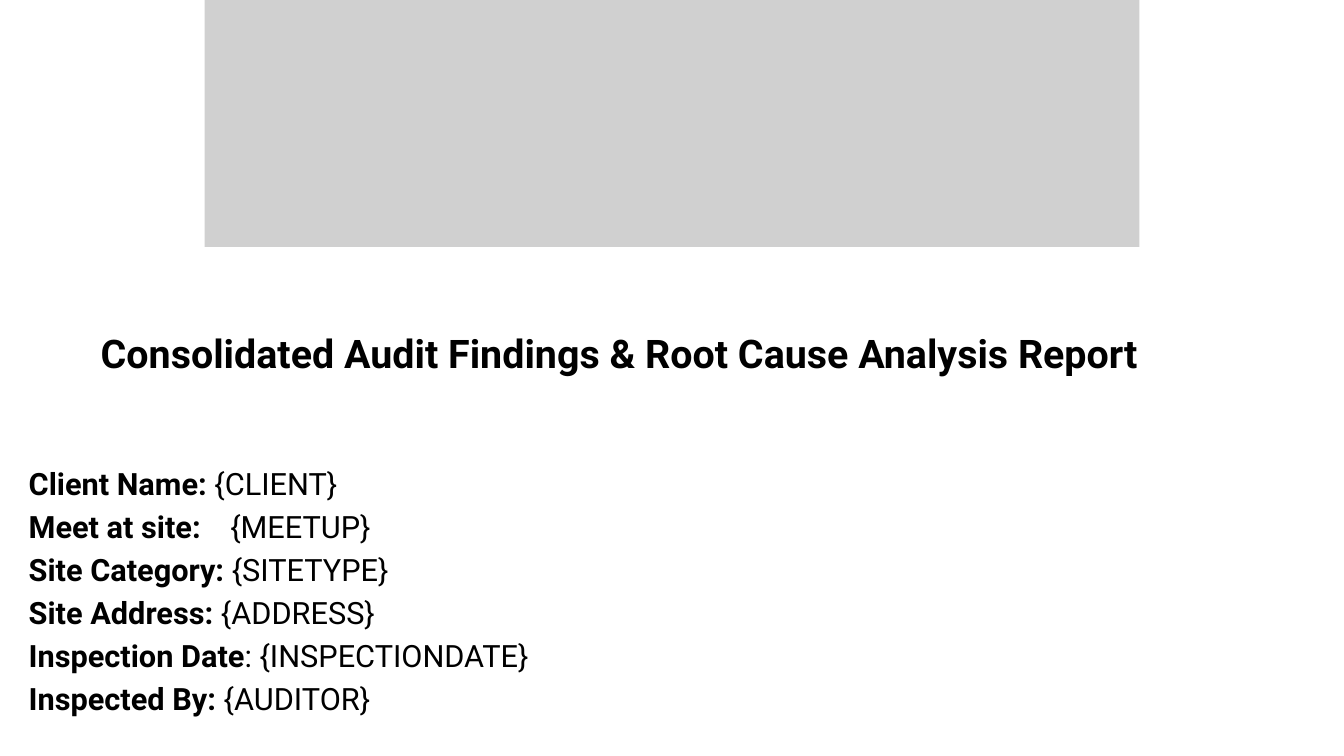
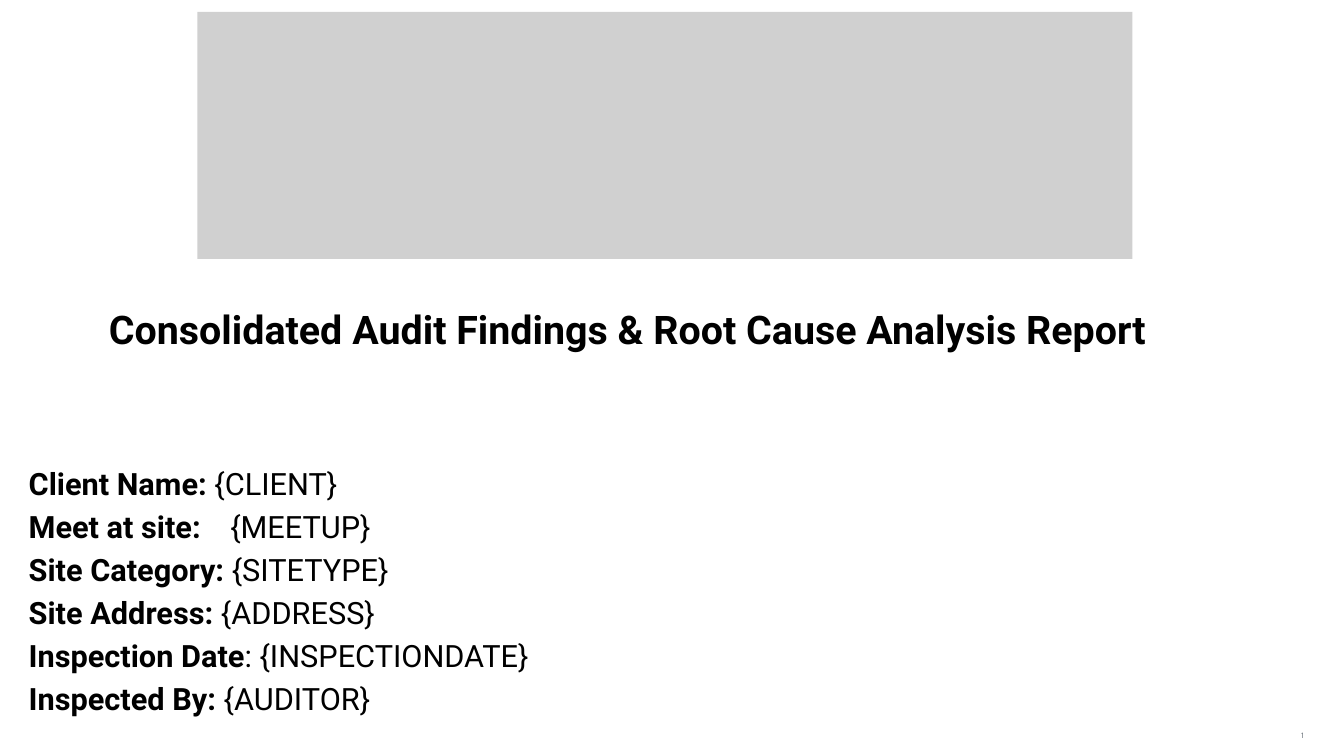
Before and after one commit to epcorn/Pestxz, a slide deck: slide 1 of tmp/client.pptx. Drawn at 1344x756 pixels with LibreOffice and Linux fonts; fonts in the diff are those of the drawing; grey boxes stand for pictures. Boxes give left, top, right and bottom in pixels: in the first picture for what was removed or moved away, otherwise in the second. Text is boxed around its words. In the diff, an @@ line names an element or a change of style, - is before the commit and + after.

Commit message:
pptx fix

```diff
--- a/tmp/client.pptx
+++ b/tmp/client.pptx
@@ picture: place and size @@
-picture at [204,0,1139,247]
+picture at [198,12,1132,259]
@@ text "Consolidated Audit Findings & Root ...": place and size @@
-text "Consolidated Audit Findings & Root ..." at [101,338,1137,377]
+text "Consolidated Audit Findings & Root ..." at [109,314,1145,353]
```
Also in this commit, not shown: 3 other slides changed, 11 slides added, 11 slides removed, 3 other files.
